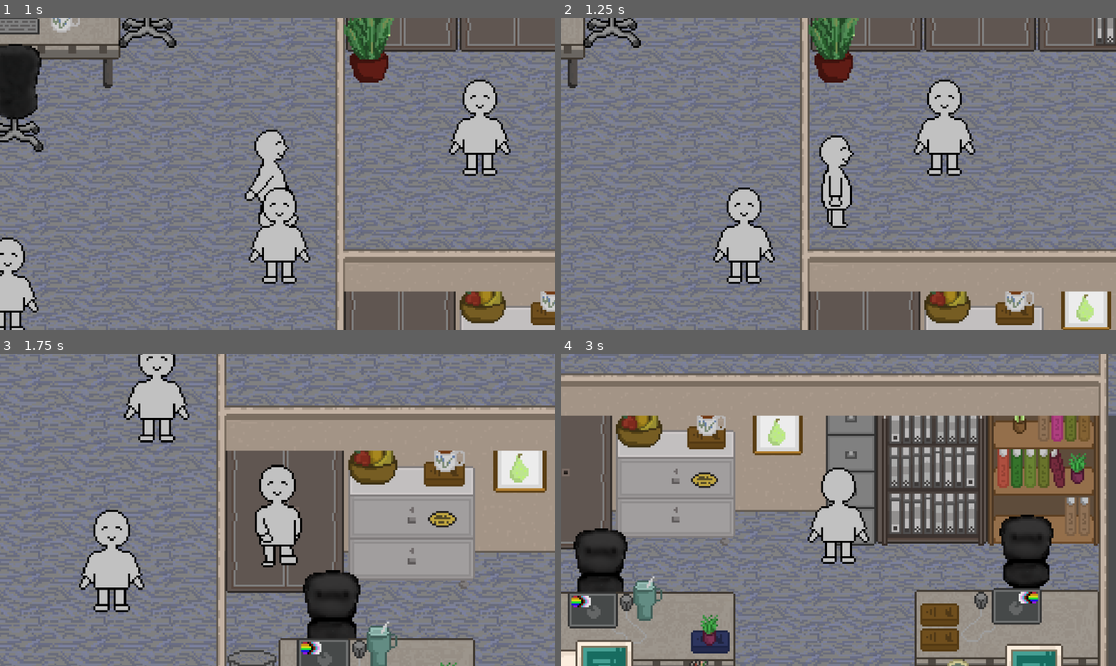
Above: before the commit, frames 1-4 (two rows, left to right).
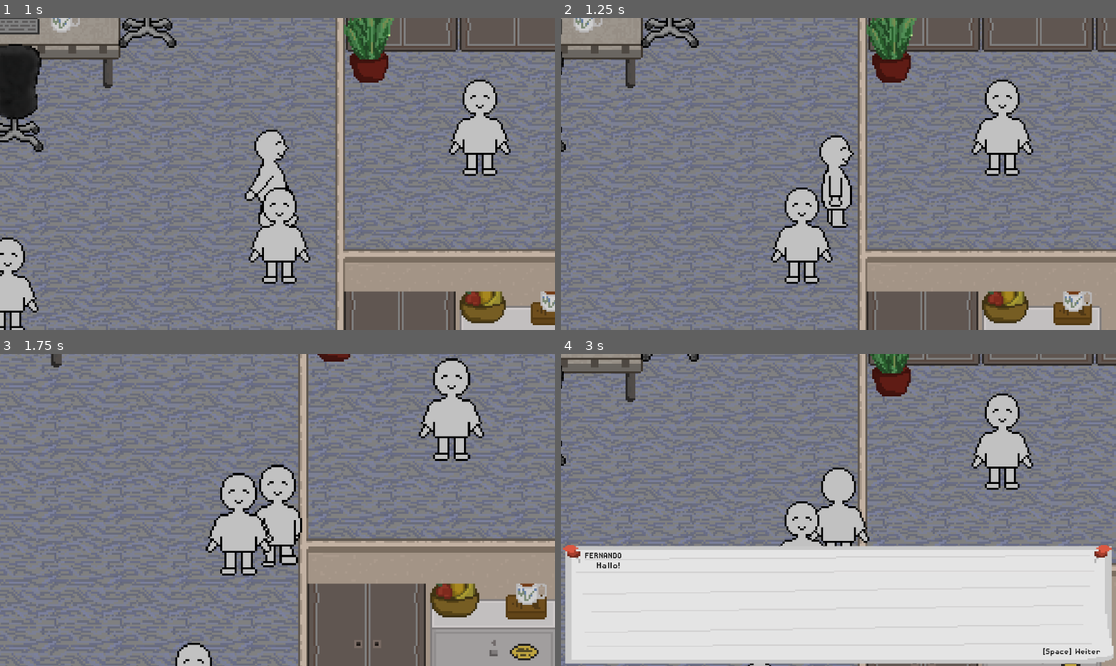
Above: after the commit, the same moments.

Repository: xMenetekel/Chaoffice
Game: Godot game, scene res://scenes/main.tscn
Same seed, same stepped clock (60 frames per second), same inputs: the game is played once before the commit and once after it.
Inputs (mouse positions are in pixels of both pictures, inside the frame that each line leads up to):
- Up to frame 1 (1 s): tap Enter at 0.5 s; move the mouse to (399, 158) at 0.52 s; hold D (move_right) from 0.53 s (still down); hold Space (interact) from 0.53 s (still down)
- Up to frame 2 (1.25 s): keep holding D (move_right); keep holding Space (interact)
- Up to frame 3 (1.75 s): move the mouse to (166, 525) at 1.27 s; release D (move_right) at 1.28 s; release Space (interact) at 1.28 s; hold S (move_down) from 1.28 s (still down); tap Mouse wheel up (zoom_in) at 1.35 s
- Up to frame 4 (3 s): move the mouse to (894, 441) at 2.02 s; release S (move_down) at 2.03 s; hold D (move_right) 2.03-2.78 s; tap Mouse wheel down (zoom_out) at 2.1 s; move the mouse to (810, 572) at 2.77 s; hold W (move_up) from 2.78 s (still down); tap Space (interact) at 2.85 s

Frame 1 is identical in both runs. In frame 2, 27% of the frame differs, in the area x 0-100%, y 0-100%; in frame 3, 54%; in frame 4, 90%.

Commit message:
add collisions to walls and objects

Diff:
--- a/assets/godot/TileSets/assets_klein.tres
+++ b/assets/godot/TileSets/assets_klein.tres
@@ -12,48 +12,67 @@
 4:0/0 = 0
 5:0/0 = 0
 6:0/0 = 0
+6:0/0/physics_layer_0/polygon_0/points = PackedVector2Array(-8.822571, 1.8985276, 7.929145, 1.6751714, 5.260869, 15.228832, -6.553013, 15.136536)
 7:0/0 = 0
+7:0/0/physics_layer_0/polygon_0/points = PackedVector2Array(-8.822571, 1.8985276, 7.929145, 1.6751714, 5.260869, 15.228832, -6.553013, 15.136536)
 8:0/0 = 0
 8:1/0 = 0
 2:1/0 = 0
 2:2/0 = 0
+2:2/0/physics_layer_0/polygon_0/points = PackedVector2Array(13.37792, 0.40539074, -7.432178, 0.2702608, -7.297047, 12.837398, 13.648182, 12.837398)
 2:3/0 = 0
 3:1/0 = 0
 3:2/0 = 0
 3:3/0 = 0
 3:4/0 = 0
+3:4/0/physics_layer_0/polygon_0/points = PackedVector2Array(8.306636, 13.290617, -8.3989315, 13.382913, -12.090769, 8.583524, -11.998474, -0.36918354, 11.998474, -0.64607143, 11.998474, 8.860411)
 3:5/0 = 0
 2:6/0 = 0
+2:6/0/physics_layer_0/polygon_0/points = PackedVector2Array(16.018305, 11.365369, -16.012001, 11.284047, -16.060163, -15.9740505, 16.012001, -16.012)
 0:7/0 = 0
 1:7/0 = 0
 8:4/size_in_atlas = Vector2i(1, 2)
 8:4/0 = 0
+8:4/0/physics_layer_0/polygon_0/points = PackedVector2Array(-0.5, -0.5, 0.5, -0.5, 0.5, 0.5, -0.5, 0.5)
 9:4/size_in_atlas = Vector2i(1, 2)
 9:4/0 = 0
 8:6/size_in_atlas = Vector2i(1, 2)
 8:6/0 = 0
 8:2/0 = 0
+8:2/0/physics_layer_0/polygon_0/points = PackedVector2Array(-10.269918, 1.4864349, 10.810441, 1.4864359, 8.513222, 13.918443, -7.9727, 14.188703)
 8:3/0 = 0
 9:2/0 = 0
 9:3/0 = 0
 9:1/0 = 0
 0:4/0 = 0
+0:4/0/physics_layer_0/polygon_0/points = PackedVector2Array(15.948961, 16.012, -16.04842, 16.012835, -15.977251, -5.729037, 15.986023, -5.677279)
 0:5/0 = 0
+0:5/0/physics_layer_0/polygon_0/points = PackedVector2Array(15.948961, 16.012, -16.04842, 16.012835, -16.012835, -15.977251, 16.012, -16.012)
 1:4/0 = 0
+1:4/0/physics_layer_0/polygon_0/points = PackedVector2Array(15.948961, 16.012, -16.04842, 16.012835, -15.977251, -5.729037, 15.986023, -5.677279)
 1:5/0 = 0
+1:5/0/physics_layer_0/polygon_0/points = PackedVector2Array(15.948961, 16.012, -16.04842, 16.012835, -16.012835, -15.977251, 16.012, -16.012)
 2:4/0 = 0
+2:4/0/physics_layer_0/polygon_0/points = PackedVector2Array(15.948961, 16.012, -16.04842, 16.012835, -15.977251, -5.729037, 15.986023, -5.677279)
 2:5/0 = 0
+2:5/0/physics_layer_0/polygon_0/points = PackedVector2Array(15.948961, 16.012, -16.04842, 16.012835, -16.012835, -15.977251, 16.012, -16.012)
 4:4/0 = 0
+4:4/0/physics_layer_0/polygon_0/points = PackedVector2Array(-14.442655, -15.234035, 14.046967, -15.234035, 14.046967, 16.025412, -14.244811, 16.025412)
 9:6/0 = 0
 9:7/0 = 0
+9:7/0/physics_layer_0/polygon_0/points = PackedVector2Array(-15.945401, 5.4052205, 16.075039, 5.421386, 16.012001, 15.06641, -15.948961, 15.00337)
 9:8/size_in_atlas = Vector2i(1, 2)
 9:8/0 = 0
+9:8/0/physics_layer_0/polygon_0/points = PackedVector2Array(-13.289695, 15.299902, 12.842983, 15.299901, 12.859898, 29.281, -13.057744, 29.478846)
 8:8/size_in_atlas = Vector2i(1, 2)
 8:8/0 = 0
+8:8/0/physics_layer_0/polygon_0/points = PackedVector2Array(-12.1729145, 14.964867, 8.599214, 15.188223, 8.487536, 30.15309, -12.061236, 30.041412)
 0:8/0 = 0
 1:8/0 = 0
 0:6/0 = 0
+0:6/0/physics_layer_0/polygon_0/points = PackedVector2Array(16.018305, 11.365369, -16.012001, 11.284047, -16.060163, -15.9740505, 16.012001, -16.012)
 1:6/0 = 0
+1:6/0/physics_layer_0/polygon_0/points = PackedVector2Array(16.018305, 11.365369, -16.012001, 11.284047, -16.060163, -15.9740505, 16.012001, -16.012)
 4:5/0 = 0
 2:7/0 = 0
 2:8/0 = 0
@@ -61,9 +80,12 @@
 0:9/0 = 0
 4:6/0 = 0
 1:1/0 = 0
+1:1/0/physics_layer_0/polygon_0/points = PackedVector2Array(10.945571, 11.891485, -12.567137, 12.026615, -12.702269, 0.2702608, 11.080702, 0.13513088)
 1:2/0 = 0
 1:3/0 = 0
+1:3/0/physics_layer_0/polygon_0/points = PackedVector2Array(-10.54018, -2.0269575, 10.540179, -1.8918276, 10.405049, 9.999658, -10.54018, 10.134788)
 0:3/0 = 0
+0:3/0/physics_layer_0/polygon_0/points = PackedVector2Array(-7.83757, -2.0269575, 12.972528, -1.8918266, 13.057743, 10.090075, -7.4321785, 10.269918)
 0:2/0 = 0
 0:1/0 = 0
 4:1/0 = 0
@@ -82,4 +104,5 @@
 
 [resource]
 tile_size = Vector2i(1, 1)
+physics_layer_0/collision_layer = 1
 sources/0 = SubResource("TileSetAtlasSource_6d7e7")
--- a/assets/godot/TileSets/biggriddy.tres
+++ b/assets/godot/TileSets/biggriddy.tres
@@ -16,31 +16,50 @@
 9:0/0 = 0
 0:3/0 = 0
 0:4/0 = 0
+0:4/0/physics_layer_0/polygon_0/points = PackedVector2Array(16, 16, 16, -2.1066494, -16, -2.1320362, -16, 16)
 0:5/0 = 0
+0:5/0/physics_layer_0/polygon_0/points = PackedVector2Array(-16, 1.9664469, -16, -16, 16, -16, 16, 1.9686565)
 1:3/0 = 0
 1:4/0 = 0
+1:4/0/physics_layer_0/polygon_0/points = PackedVector2Array(-1.0907707, 16, -0.9357197, -2.165522, -16, -2.1320362, -16, 16)
 1:5/0 = 0
+1:5/0/physics_layer_0/polygon_0/points = PackedVector2Array(-16, 1.9664469, -16, -16, -0.9742451, -16, -0.99775994, 1.9955196)
 2:3/0 = 0
 2:4/0 = 0
+2:4/0/physics_layer_0/polygon_0/points = PackedVector2Array(16, 16, 16, -2.1583042, 1.9416125, -2.080299, 1.9416122, 16)
 2:5/0 = 0
+2:5/0/physics_layer_0/polygon_0/points = PackedVector2Array(1.9117851, -16, 16, -16, 16, 0.63726044, 2.2304153, 0.95589066)
 3:3/0 = 0
 3:3/0/terrain_set = 0
 3:4/0 = 0
 3:4/0/terrain_set = 0
+3:4/0/physics_layer_0/polygon_0/points = PackedVector2Array(16, 16, 16, -2.1066494, -16, -2.1320362, -16, 16)
 3:5/0 = 0
+3:5/0/physics_layer_0/polygon_0/points = PackedVector2Array(-16, 1.9664469, -16, -16, 16, -16, 16, 1.9686565)
 4:3/0 = 0
+4:3/0/physics_layer_0/polygon_0/points = PackedVector2Array(-16, 1.1537018, -16, -6.0453835, 16, -5.953087, 16, 16, 10.983215, 16, 10.99548, 1.1208982)
 4:4/0 = 0
+4:4/0/physics_layer_0/polygon_0/points = PackedVector2Array(16, 16, 16, -2.1066494, -16, -2.1320362, -16, 16)
 4:5/0 = 0
+4:5/0/physics_layer_0/polygon_0/points = PackedVector2Array(-16, -16, 16, -16, 16, 0.63726044, -16, 0.95589066)
 5:3/0 = 0
 5:4/0 = 0
+5:4/0/physics_layer_0/polygon_0/points = PackedVector2Array(2.8777409, 16, 2.8427153, -2.1320362, -16, -2.1320362, -16, 16)
 5:5/0 = 0
+5:5/0/physics_layer_0/polygon_0/points = PackedVector2Array(-16, -16, 3.1215153, -16, 2.9728723, 12.931992, -1.189148, 12.931993, -1.0405045, 1.0405054, -16, 0.89186096)
 6:3/0 = 0
 6:4/0 = 0
+6:4/0/physics_layer_0/polygon_0/points = PackedVector2Array(16, 16, 16, -2.1583042, 0, -2.1204152, 0.114616394, 16)
 6:5/0 = 0
+6:5/0/physics_layer_0/polygon_0/points = PackedVector2Array(16, -16, -0.04736328, -16, 0, 2.081009, 16, 1.9323654)
 2:6/0 = 0
+2:6/0/physics_layer_0/polygon_0/points = PackedVector2Array(-11.149113, 16, -16, 16, -16, -16, -11.044914, -16)
 3:6/0 = 0
+3:6/0/physics_layer_0/polygon_0/points = PackedVector2Array(16, 16, 16, -16, 11.296913, -16, 11.316711, 16)
 4:6/0 = 0
+4:6/0/physics_layer_0/polygon_0/points = PackedVector2Array(16, 16, 16, -16, 11.296913, -16, 11.316711, 16)
 4:7/0 = 0
+4:7/0/physics_layer_0/polygon_0/points = PackedVector2Array(16, 16, 16, -16, 11.296913, -16, 11.316711, 16)
 0:7/size_in_atlas = Vector2i(1, 3)
 0:7/0 = 0
 1:7/size_in_atlas = Vector2i(1, 3)
@@ -48,6 +67,7 @@
 2:8/size_in_atlas = Vector2i(2, 2)
 2:8/0 = 0
 4:8/0 = 0
+4:8/0/physics_layer_0/polygon_0/points = PackedVector2Array(16, 16, 16, -16, 11.296913, -16, 11.316711, 16)
 6:7/size_in_atlas = Vector2i(1, 3)
 6:7/0 = 0
 7:7/size_in_atlas = Vector2i(1, 3)
@@ -55,11 +75,15 @@
 8:7/size_in_atlas = Vector2i(2, 3)
 8:7/0 = 0
 7:3/0 = 0
+7:3/0/physics_layer_0/polygon_0/points = PackedVector2Array(-16, 1.1537018, -16, -6.0453835, 16, -5.953087, 16, 16, 10.983215, 16, 10.99548, 1.1208982)
 7:4/0 = 0
+7:4/0/physics_layer_0/polygon_0/points = PackedVector2Array(16, 16, 16, -16, 11.296913, -16, 11.316711, 16)
 7:5/0 = 0
+7:5/0/physics_layer_0/polygon_0/points = PackedVector2Array(-11.149113, 16, -16, 16, -16, -16, -11.044914, -16)
 
 [resource]
 tile_size = Vector2i(32, 32)
+physics_layer_0/collision_layer = 1
 terrain_set_0/mode = 0
 terrain_set_0/terrain_0/name = "Terrain 0"
 terrain_set_0/terrain_0/color = Color(0.7282747, 0, 0.15228602, 1)
--- a/assets/godot/TileSets/grosseDingeKleinadjustierbar.tres
+++ b/assets/godot/TileSets/grosseDingeKleinadjustierbar.tres
@@ -7,12 +7,16 @@
 texture_region_size = Vector2i(32, 32)
 0:0/size_in_atlas = Vector2i(2, 3)
 0:0/0 = 0
+0:0/0/physics_layer_0/polygon_0/points = PackedVector2Array(29.083157, 5.9353375, 29.18819, 45.944374, -29.03631, 46.011383, -29.073223, 5.537757)
 2:0/size_in_atlas = Vector2i(2, 3)
 2:0/0 = 0
+2:0/0/physics_layer_0/polygon_0/points = PackedVector2Array(29.083157, 5.9353375, 29.18819, 45.944374, -29.03631, 46.011383, -29.073223, 5.537757)
 4:0/size_in_atlas = Vector2i(2, 3)
 4:0/0 = 0
+4:0/0/physics_layer_0/polygon_0/points = PackedVector2Array(29.083157, 5.9353375, 29.18819, 45.944374, -29.03631, 46.011383, -29.073223, 5.537757)
 6:0/size_in_atlas = Vector2i(2, 3)
 6:0/0 = 0
+6:0/0/physics_layer_0/polygon_0/points = PackedVector2Array(29.083157, 5.9353375, 29.18819, 45.944374, -29.03631, 46.011383, -29.073223, 5.537757)
 9:0/0 = 0
 0:3/0 = 0
 1:3/0 = 0
@@ -44,19 +48,26 @@
 4:9/0 = 0
 6:7/size_in_atlas = Vector2i(1, 3)
 6:7/0 = 0
+6:7/0/physics_layer_0/polygon_0/points = PackedVector2Array(-16.046383, 7.267762, 15.942188, 7.3198605, 15.930994, 48.029793, -16.017109, 48.029793)
 7:7/size_in_atlas = Vector2i(1, 3)
 7:7/0 = 0
+7:7/0/physics_layer_0/polygon_0/points = PackedVector2Array(-15.8859215, -11.882921, 15.82288, -11.882921, 15.930994, 48.029793, -16.017109, 48.029793)
 8:7/size_in_atlas = Vector2i(2, 3)
 8:7/0 = 0
+8:7/0/physics_layer_0/polygon_0/points = PackedVector2Array(-25.127571, 5.639744, 28.142883, 5.751423, 28.057968, 43.886726, -25.1045, 43.886726)
 0:7/size_in_atlas = Vector2i(1, 3)
 0:7/0 = 0
+0:7/0/physics_layer_0/polygon_0/points = PackedVector2Array(-15.890089, -27.742533, 16.080528, -27.769321, 15.945404, 40.741848, 7.2970505, 46.01194, -15.7894745, 46.033558)
 1:7/size_in_atlas = Vector2i(1, 3)
 1:7/0 = 0
+1:7/0/physics_layer_0/polygon_0/points = PackedVector2Array(-15.890089, -27.742533, 8.306633, -27.734936, 8.306641, 46.194122, -15.7894745, 46.033558)
 2:8/size_in_atlas = Vector2i(2, 2)
 2:8/0 = 0
+2:8/0/physics_layer_0/polygon_0/points = PackedVector2Array(-31.011436, -14.444317, 31.934402, -14.536612, 31.720543, 27.060562, -30.919144, 27.088863)
 8:4/0 = 0
 8:5/0 = 0
 
 [resource]
 tile_size = Vector2i(1, 1)
+physics_layer_0/collision_layer = 1
 sources/0 = SubResource("TileSetAtlasSource_04qyp")
